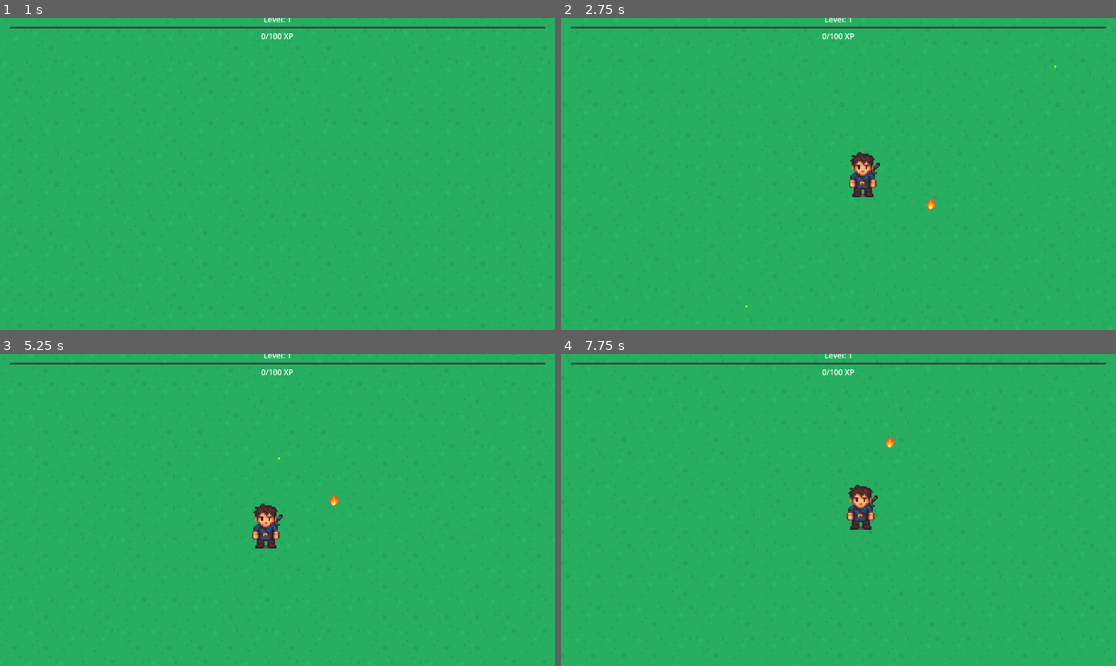
Above: before the commit, frames 1-4 (two rows, left to right).
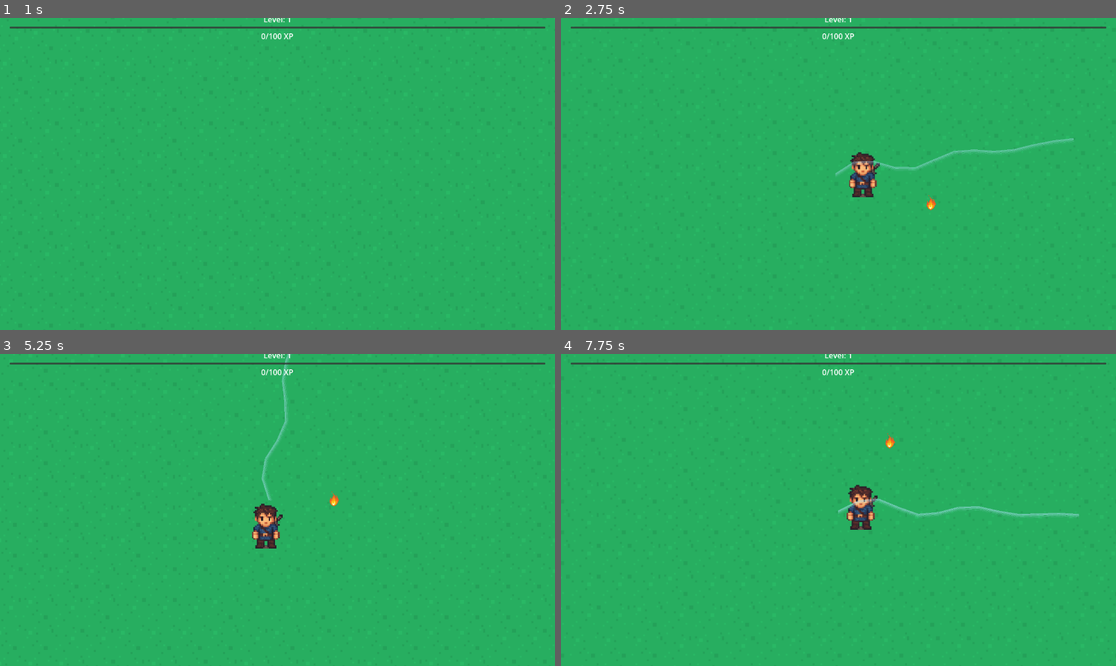
Above: after the commit, the same moments.

Repository: Sephon/PowerupSlayer
Game: Godot game, scene res://scenes/Main.tscn
Same seed, same stepped clock (60 frames per second), same inputs: the game is played once before the commit and once after it.
Inputs:
- Up to frame 1 (1 s): tap Enter at 0.5 s; hold D (move_right) from 0.53 s (still down)
- Up to frame 2 (2.75 s): release D (move_right) at 1.28 s; hold S (move_down) 1.28-2.03 s; hold D (move_right) from 2.03 s (still down)
- Up to frame 3 (5.25 s): release D (move_right) at 2.78 s; hold W (move_up) 2.78-3.53 s; hold A (move_left) 3.53-5.03 s; tap Space at 5 s; hold S (move_down) from 5.03 s (still down)
- Up to frame 4 (7.75 s): release S (move_down) at 5.78 s; hold D (move_right) 5.78-6.53 s; hold W (move_up) 6.53-7.28 s; hold D (move_right) from 7.28 s (still down)

Frame 1 is identical in both runs. In frame 2, 0.4% of the frame differs, in the area x 33-93%, y 15-93%; in frame 3, 0.2%; in frame 4, 0.4%, in the area x 49-94%, y 46-53%.

Commit message:
Added a new weapon, a lightningweapon

Diff:
--- /dev/null
+++ b/powerupslayer/scenes/lightning.tscn
@@ -0,0 +1,17 @@
+[gd_scene load_steps=3 format=3 uid="uid://d00w431nxr5a8"]
+
+[ext_resource type="Script" path="res://scripts/weapon/lightning_projectile.gd" id="1_script"]
+
+[sub_resource type="RectangleShape2D" id="RectangleShape2D_1"]
+
+[node name="Lightning" type="Area2D"]
+collision_layer = 2
+script = ExtResource("1_script")
+
+[node name="CollisionShape2D" type="CollisionShape2D" parent="."]
+shape = SubResource("RectangleShape2D_1")
+
+[node name="VisibleOnScreenNotifier2D" type="VisibleOnScreenNotifier2D" parent="."]
+
+[connection signal="body_entered" from="." to="." method="_on_body_entered"]
+[connection signal="screen_exited" from="VisibleOnScreenNotifier2D" to="." method="_on_visible_on_screen_notifier_2d_screen_exited"]
--- a/powerupslayer/scripts/player/player.gd
+++ b/powerupslayer/scripts/player/player.gd
@@ -32,6 +32,11 @@
 	add_child(fireball_weapon)
 	weapon_slots[1] = fireball_weapon
 
+	# Add lightning weapon
+	var lightning_weapon = load("res://scripts/weapon/lightning.gd").new()
+	add_child(lightning_weapon)
+	weapon_slots[2] = lightning_weapon
+
 	current_weapon = bullet_weapon
 	# Initialize fireball weapon
 	fireball_weapon.fire(null)
@@ -46,13 +51,22 @@
 		var enemy_manager = get_node("/root/EnemyManager")
 		if enemy_manager:
 			var target = enemy_manager.get_closest_to(global_position)
-			if target:
-				current_weapon.fire(target)
+			#if target:
+				#current_weapon.fire(target)
 
 	# Keep fireball weapon active
 	var fireball_weapon = weapon_slots[1]
 	if fireball_weapon:
 		fireball_weapon.fire(null)
+
+	# Keep lightning weapon active
+	var lightning_weapon = weapon_slots[2]
+	if lightning_weapon:
+		var enemy_manager = get_node("/root/EnemyManager")
+		if enemy_manager:
+			var target = enemy_manager.get_closest_to(global_position)
+			if target:
+				lightning_weapon.fire(target)
 
 func take_damage(amount: float):
 	health -= amount
--- a/powerupslayer/scripts/weapon/fireball.gd
+++ b/powerupslayer/scripts/weapon/fireball.gd
@@ -5,24 +5,14 @@
 var fireball_scene: PackedScene
 
 func _ready():
-	print("Fireball weapon ready")  # Debug print
 	cooldown = 0.0  # No cooldown needed for this weapon
 	damage = 20.0
 
 	# Debug scene loading
-	print("Loading fireball scene...")
 	fireball_scene = load("res://scenes/fireball.tscn")
-	if not fireball_scene:
-		push_error("Failed to load fireball scene!")
-		return
-	print("Fireball scene loaded successfully")
 
 	# Verify the scene has the correct script
 	var test_instance = fireball_scene.instantiate()
-	if test_instance.get_script() != load("res://scripts/weapon/fireball_projectile.gd"):
-		push_error("Fireball scene does not have the correct script attached!")
-		return
-	print("Fireball scene has correct script")
 	test_instance.queue_free()
 
 	fire_rate = 1.0
@@ -40,19 +30,8 @@
 		_spawn_fireball()
 
 func _spawn_fireball() -> void:
-	if not fireball_scene:
-		push_error("Fireball scene not loaded!")
-		return
-
 	var fireball = fireball_scene.instantiate()
-	if not fireball:
-		push_error("Failed to instantiate fireball!")
-		return
-
 	var player = get_parent()
-	if not player:
-		push_error("No player reference found!")
-		return
 
 	fireball.player = player
 	fireball.damage = damage
@@ -66,11 +45,6 @@
 	# Add the fireball as a child of the player
 	player.add_child(fireball)
 	active_fireballs.append(fireball)
-	print("Spawned fireball, total active: ", active_fireballs.size())
-	print("Fireball player reference: ", fireball.player != null)
-	print("Fireball script attached: ", fireball.get_script() != null)
-	print("Fireball script path: ", fireball.get_script().resource_path if fireball.get_script() else "No script")
-	print("Fireball parent: ", fireball.get_parent().name if fireball.get_parent() else "No parent")
 
 # Override the base weapon's apply_weapon_bonuses to handle fireball-specific properties
 func apply_weapon_bonuses(level: int) -> void:
--- a/powerupslayer/scripts/weapon/fireball_projectile.gd
+++ b/powerupslayer/scripts/weapon/fireball_projectile.gd
@@ -7,16 +7,7 @@
 var player: Node2D
 var is_crit := false
 
-func _init():
-	print("Fireball _init called")
-
-func _enter_tree():
-	print("Fireball _enter_tree called")
-	print("Fireball scene tree path: ", get_path())
-	print("Fireball parent: ", get_parent().name if get_parent() else "No parent")
-
 func _ready():
-	print("Fireball _ready called")
 
 	# Enable collision with bodies
 	collision_layer = 2  # Set to layer 2
@@ -27,23 +18,9 @@
 		body_entered.connect(_on_body_entered)
 		print("Connected body_entered signal")
 
-	# Debug print collision settings
-	print("Fireball collision layer: ", collision_layer)
-	print("Fireball collision mask: ", collision_mask)
-	print("Fireball position: ", global_position)
-	print("Fireball player reference: ", player != null)
-
 	# Make sure we're visible
 	modulate = Color(1, 1, 1, 1)  # Ensure full opacity
 	visible = true
-	print("Fireball visibility set to: ", visible)
-
-func _process(_delta):
-	if Engine.get_frames_drawn() % 60 == 0:
-		print("Fireball _process running")
-		print("Fireball position: ", global_position)
-		print("Fireball visible: ", is_visible_in_tree())
-		print("Fireball parent: ", get_parent().name if get_parent() else "No parent")
 
 func _physics_process(delta):
 	if not player:
--- /dev/null
+++ b/powerupslayer/scripts/weapon/lightning.gd
@@ -0,0 +1,39 @@
+extends WeaponBase
+
+func _ready():
+	cooldown = 2.5  # Fires every 2.5 seconds
+	damage = 40.0   # High damage to compensate for slow fire rate
+	projectile_scene = load("res://scenes/lightning.tscn")
+	fire_rate = 0.4  # 0.4 shots per second
+	speed = 800.0    # Very fast projectile speed
+
+func _spawn_projectile(target: Node2D) -> void:
+	if not projectile_scene:
+		return
+	if target == null:
+		return
+
+	var projectile = projectile_scene.instantiate()
+	projectile.global_position = get_parent().global_position
+	projectile.target_pos = target.global_position
+
+	# Calculate damage with random variation and crit
+	var final_damage = damage
+	var is_crit = randf() < crit_chance
+
+	# Add random variation (-10% to +10%)
+	var variation = randf_range(0.9, 1.1)
+	final_damage *= variation
+
+	# Apply crit if it occurs
+	if is_crit:
+		final_damage *= crit_damage_multiplier
+
+	projectile.damage = final_damage
+	projectile.is_crit = is_crit
+	get_tree().root.add_child(projectile)
+
+	# Set projectile direction
+	var direction = (target.global_position - projectile.global_position).normalized()
+	projectile.velocity = direction * projectile.speed
+	print("fireing ligtning")
--- /dev/null
+++ b/powerupslayer/scripts/weapon/lightning_projectile.gd
@@ -0,0 +1,144 @@
+extends Area2D
+
+var damage := 40.0  # Higher base damage since it's slower firing
+var speed := 800.0  # Very fast since it's lightning
+var velocity := Vector2.ZERO
+var is_crit := false
+var zigzag_frequency := 15.0  # How often it changes direction
+var zigzag_amplitude := 20.0  # How far it zigzags
+var time := 0.0
+var start_pos: Vector2
+var target_pos: Vector2
+var segments: Array[Vector2] = []
+var max_distance := 500.0  # Maximum distance the lightning can travel
+var num_layers := 7  # Number of lightning layers
+var base_width := 2.0  # Width of the center line
+var layer_spacing := 1.5  # Space between layers
+var lifetime := 0.5  # How long the lightning stays visible
+var current_scale := 1.5  # Start at 150% scale
+var collision_points: Array[Vector2] = []
+var has_hit := false  # Track if we've hit an enemy
+
+func _ready():
+	# Enable collision with bodies
+	collision_layer = 2  # Set to layer 2
+	collision_mask = 1   # Collide with layer 1 (where enemies and player are)
+	start_pos = global_position
+
+	# Make sure we're visible and drawing
+	visible = true
+	queue_redraw()
+
+	# Start the fade out
+	var tween = create_tween()
+	tween.tween_property(self, "current_scale", 1.0, lifetime * 0.3)  # Scale down to 100%
+	tween.parallel().tween_property(self, "modulate:a", 0.0, lifetime)  # Fade out
+	await tween.finished
+	queue_free()
+
+func _physics_process(delta):
+	time += delta
+
+	# Calculate zigzag pattern
+	var direction = (target_pos - start_pos).normalized()
+	var perpendicular = Vector2(-direction.y, direction.x)
+	var distance = min(start_pos.distance_to(target_pos), max_distance)
+	var progress = min(1.0, (global_position - start_pos).length() / distance)
+
+	# Create zigzag offset
+	var zigzag = sin(time * zigzag_frequency) * zigzag_amplitude * (1.0 - progress)
+	var offset = perpendicular * zigzag
+
+	# Update position
+	global_position += velocity * delta + offset
+
+	# Update segments for drawing
+	update_segments()
+
+	# Update collision points
+	update_collision_points()
+
+	# Check if we've gone far enough
+	if (global_position - start_pos).length() > distance:
+		queue_free()
+
+func _draw():
+	# Draw the lightning bolt
+	if segments.size() < 2:
+		return
+
+	# Calculate direction for layer offsets
+	var direction = (target_pos - start_pos).normalized()
+
+	# Draw multiple layers of lightning
+	for layer in range(num_layers):
+		var layer_offset = (layer - (num_layers - 1) / 2.0) * layer_spacing
+		var layer_width = base_width * (1.0 - float(layer) / num_layers)
+		var layer_alpha = 1.0 - float(layer) / num_layers
+		var layer_color = Color(0.7, 0.9, 1.0, layer_alpha * modulate.a)  # Blueish color
+
+		# Draw the layer
+		for i in range(segments.size() - 1):
+			# Convert global positions to local positions
+			var start = to_local(segments[i]) * current_scale
+			var end = to_local(segments[i + 1]) * current_scale
+			var offset = Vector2(-direction.y, direction.x) * layer_offset
+			draw_line(start + offset, end + offset, layer_color, layer_width)
+
+func update_segments():
+	segments.clear()
+	var num_segments = 12  # More segments for smoother zigzag
+	var direction = (target_pos - start_pos).normalized()
+	var distance = min(start_pos.distance_to(target_pos), max_distance)
+
+	for i in range(num_segments + 1):
+		var t = float(i) / num_segments
+		var pos = start_pos + direction * distance * t
+		var perpendicular = Vector2(-direction.y, direction.x)
+		var zigzag = sin(time * zigzag_frequency + t * 15) * zigzag_amplitude * (1.0 - t)
+		pos += perpendicular * zigzag
+		segments.append(pos)
+
+	queue_redraw()
+
+func update_collision_points():
+	if has_hit:  # Skip collision checks if we've already hit something
+		return
+
+	collision_points.clear()
+
+	# Create collision points along the lightning path
+	for i in range(segments.size() - 1):
+		var start = segments[i]
+		var end = segments[i + 1]
+		var direction = (end - start).normalized()
+		var perpendicular = Vector2(-direction.y, direction.x)
+
+		# Add points for each layer
+		for layer in range(num_layers):
+			var layer_offset = (layer - (num_layers - 1) / 2.0) * layer_spacing
+			var offset = perpendicular * layer_offset
+			collision_points.append(start + offset)
+			collision_points.append(end + offset)
+
+	# Check for collisions with enemies
+	var enemies = get_tree().get_nodes_in_group("enemies")
+	for enemy in enemies:
+		if not enemy.has_method("take_damage"):
+			continue
+
+		# Check if any collision point is close enough to the enemy
+		for point in collision_points:
+			if point.distance_to(enemy.global_position) < 20:  # Adjust this value based on enemy size
+				enemy.take_damage(damage, is_crit)
+				has_hit = true  # Mark that we've hit something
+				return
+
+func _on_body_entered(body):
+	if body.is_in_group("enemies") and body.has_method("take_damage"):
+		print("Lightning hit: ", body.name)  # Debug print
+		body.take_damage(damage, is_crit)
+		has_hit = true  # Mark that we've hit something
+
+func _on_visible_on_screen_notifier_2d_screen_exited():
+	queue_free()
--- a/powerupslayer/scripts/weapon/weapon_base.gd
+++ b/powerupslayer/scripts/weapon/weapon_base.gd
@@ -2,7 +2,7 @@
 extends Node
 
 @export var cooldown := 1.0
-@export var damage := 10.0
+@export var damage := 50.0
 @export var projectile_scene: PackedScene
 @export var fire_rate := 1.0
 @export var speed := 10.0
